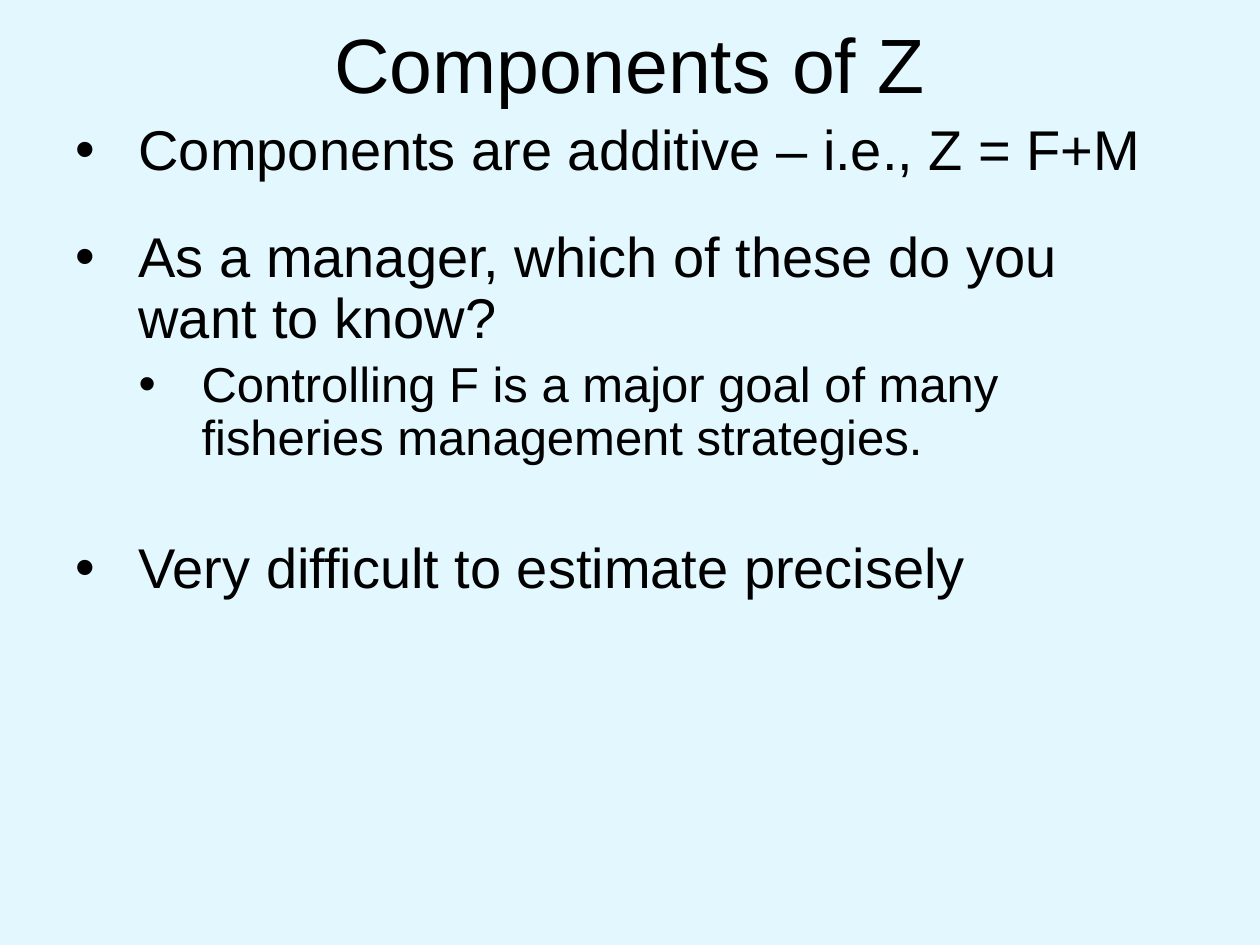
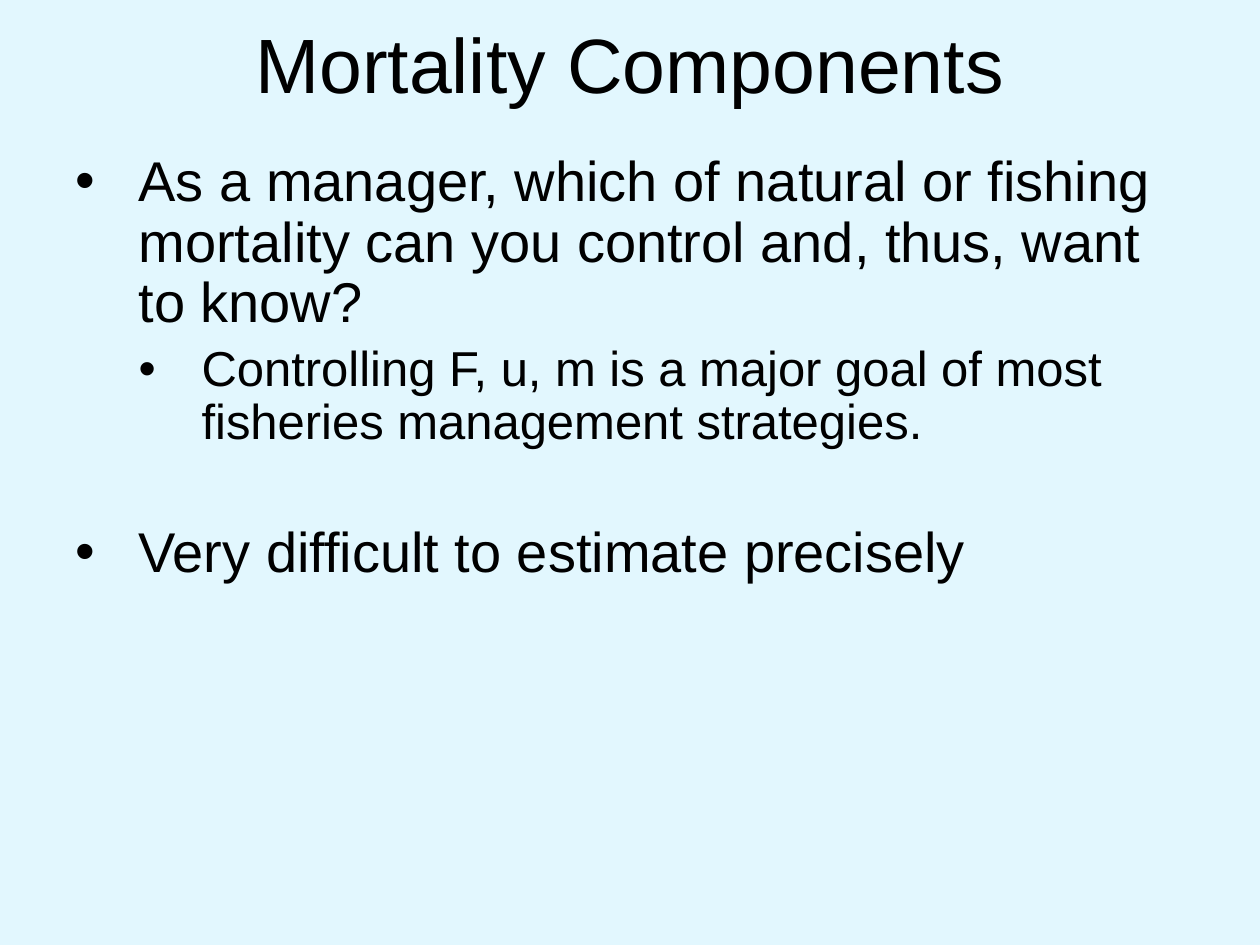
Before and after one commit to droglenc/NCNRS349, a slide deck: slide 7 of modules/MortalityComponents/PPT.pptx (slide 6 before the commit). Drawn at 1260x945 pixels with LibreOffice and Linux fonts; fonts in the diff are those of the drawing; background and template pictures are left out. Boxes give left, top, right and bottom in pixels: in the first picture for what was removed or moved away, otherwise in the second. Text is boxed around its words. In the diff, an @@ line names an element or a change of style, - is before the commit and + after.

Commit message:
Updated mortality components module

```diff
--- a/modules/MortalityComponents/PPT.pptx
+++ b/modules/MortalityComponents/PPT.pptx
@@ title at <box>255,37,1003,108</box>: text changed @@
-Components of Z
+Mortality Components
@@ text "As a manager, which of ...": place and size @@
-text "As a manager, which of ..." at <box>139,129,1141,599</box>
+text "As a manager, which of ..." at <box>139,160,1150,583</box>
@@ text at <box>139,160,1150,449</box>: text changed @@
-• Components are additive – i.e., Z = F+M
-• As a manager, which of these do you want to know?
-  • Controlling F is a major goal of many fisheries management strategies.
+• As a manager, which of natural or fishing mortality can you control and, thus, want to know?
+  • Controlling F, u, m is a major goal of most fisheries management strategies.
```
Also in this commit, not shown: 8 other slides changed, 9 slides added, 5 slides removed, 3 other files.
